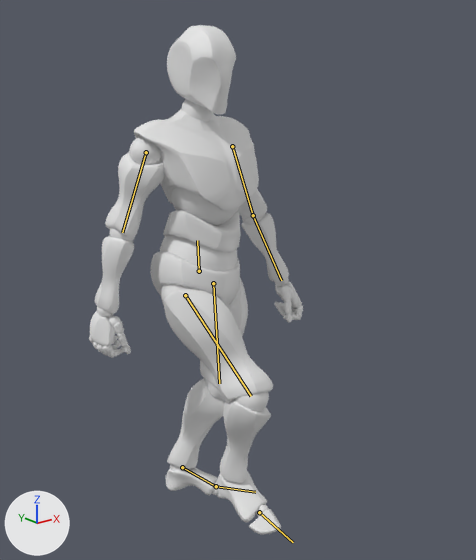
Two versions of the FBX model Assets/Animations/tmp_fbx/Walking_fr.fbx, one commit apart.
Camera for both pictures: a camera (50 mm lens) standing at (-1.284, -1.816, 1.628) and looking at (0.094, -0.093, 0.939). The axes (+X, +Y, +Z) are drawn at lower left. The lights are the same throughout. The first picture is the older version. Both versions are drawn at frame 18 of the action 'Walking_fr'; the numbers are the values there. The bones that change are drawn over the model as lines.

Objects in the first picture: 'Alpha_Joints', 'Alpha_Surface'.
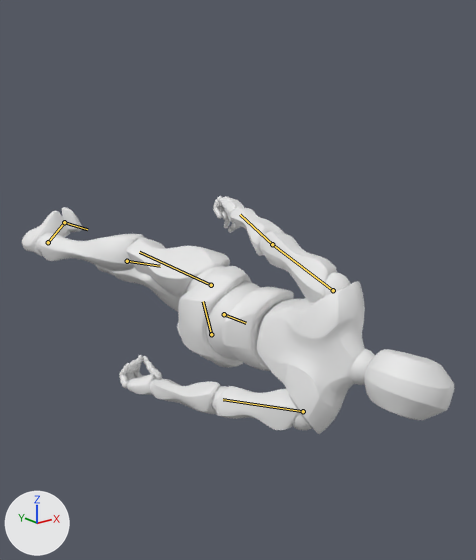
Edits to the bpy script that builds the scene:
```text
Change bone_mixamorig_hips:
    where bone_mixamorig_hips = bpy.data.objects['Armature'].pose.bones['mixamorig:Hips']
    bone_mixamorig_hips.location: (0.0, -3.0, -1.0) -> (0.0, -16.0, 14.0)
    bone_mixamorig_hips.rotation_quaternion: (0.98, -0.038, 0.192, -0.015) -> (0.481, 0.518, 0.518, 0.481)  # degrees (-5, 22, -3) -> degrees (94, 0, 90)
Change bone_mixamorig_leftarm:
    where bone_mixamorig_leftarm = bpy.data.objects['Armature'].pose.bones['mixamorig:LeftArm']  # child of 'mixamorig:LeftShoulder'
    bone_mixamorig_leftarm.rotation_quaternion: (0.863, 0.503, -0.011, 0.048) -> (0.859, 0.512, 0.004, 0.027)  # degrees (60, -4, 4) -> degrees (62, -1, 3)
Change bone_mixamorig_leftforearm:
    where bone_mixamorig_leftforearm = bpy.data.objects['Armature'].pose.bones['mixamorig:LeftForeArm']  # child of 'mixamorig:LeftArm'
    bone_mixamorig_leftforearm.rotation_quaternion: (0.993, -0.003, 0.0, 0.119) -> (0.984, -0.006, 0.0, 0.178)  # degrees (0, 0, 14) -> degrees (-1, 0, 21)
Change bone_mixamorig_rightarm:
    where bone_mixamorig_rightarm = bpy.data.objects['Armature'].pose.bones['mixamorig:RightArm']  # child of 'mixamorig:RightShoulder'
    bone_mixamorig_rightarm.rotation_quaternion: (0.821, 0.565, -0.067, 0.043) -> (0.812, 0.579, -0.064, 0.042)  # degrees (69, -9, 0) -> degrees (71, -9, 0)
Change bone_mixamorig_leftupleg:
    where bone_mixamorig_leftupleg = bpy.data.objects['Armature'].pose.bones['mixamorig:LeftUpLeg']  # child of 'mixamorig:Hips'
    bone_mixamorig_leftupleg.rotation_quaternion: (0.984, -0.006, -0.173, 0.04) -> (0.994, -0.005, -0.095, 0.047)  # degrees (-2, -20, 5) -> degrees (-1, -11, 6)
Change bone_mixamorig_leftfoot:
    where bone_mixamorig_leftfoot = bpy.data.objects['Armature'].pose.bones['mixamorig:LeftFoot']  # child of 'mixamorig:LeftLeg'
    bone_mixamorig_leftfoot.rotation_quaternion: (0.988, 0.157, -0.003, -0.008) -> (0.985, 0.153, -0.058, 0.049)  # degrees (18, 0, -1) -> degrees (17, -7, 5)
Change bone_mixamorig_lefttoebase:
    where bone_mixamorig_lefttoebase = bpy.data.objects['Armature'].pose.bones['mixamorig:LeftToeBase']  # child of 'mixamorig:LeftFoot'
    bone_mixamorig_lefttoebase.rotation_quaternion: (1.0, 0.005, 0.0, 0.0) -> (0.702, 0.712, -0.001, -0.013)  # degrees (1, 0, 0) -> degrees (91, 1, -1)
Change bone_mixamorig_rightupleg:
    where bone_mixamorig_rightupleg = bpy.data.objects['Armature'].pose.bones['mixamorig:RightUpLeg']  # child of 'mixamorig:Hips'
    bone_mixamorig_rightupleg.rotation_quaternion: (0.941, 0.306, 0.132, 0.056) -> (0.938, 0.311, 0.148, 0.029)  # degrees (37, 12, 11) -> degrees (38, 15, 9)
Change bone_mixamorig_righttoebase:
    where bone_mixamorig_righttoebase = bpy.data.objects['Armature'].pose.bones['mixamorig:RightToeBase']  # child of 'mixamorig:RightFoot'
    bone_mixamorig_righttoebase.rotation_quaternion: (1.0, -0.017, 0.0, 0.0) -> (0.949, 0.315, 0.0, 0.006)  # degrees (-2, 0, 0) -> degrees (37, 0, 1)
```

Location of each change, [x1, y1, x2, y2] in pixels of the pictures (476 x 560 px):
'Alpha_Surface', posed (103% wider, 53% shorter): before [90, 25, 303, 535]; after [22, 196, 455, 434]
'Alpha_Joints', posed (58% wider, 44% shorter): before [89, 99, 303, 517]; after [36, 196, 375, 430]
bone 'mixamorig:Hips', root to tip: before (199, 271) to (197, 240); after (224, 314) to (246, 323)
bone 'mixamorig:LeftArm', root to tip: before (232, 146) to (253, 215); after (333, 290) to (272, 244)
bone 'mixamorig:LeftForeArm', root to tip: before (253, 215) to (281, 280); after (272, 244) to (240, 214)
bone 'mixamorig:RightArm', root to tip: before (146, 152) to (122, 232); after (303, 411) to (223, 399)
bone 'mixamorig:LeftUpLeg', root to tip: before (213, 283) to (219, 383); after (211, 285) to (139, 252)
bone 'mixamorig:LeftFoot', root to tip: before (182, 467) to (216, 486); after (48, 242) to (64, 222)
bone 'mixamorig:LeftToeBase', root to tip: before (216, 486) to (255, 492); after (64, 222) to (87, 229)
bone 'mixamorig:RightUpLeg', root to tip: before (185, 295) to (251, 396); after (211, 334) to (203, 301)
bone 'mixamorig:RightToeBase', root to tip: before (259, 512) to (293, 542); after (127, 261) to (160, 266)
